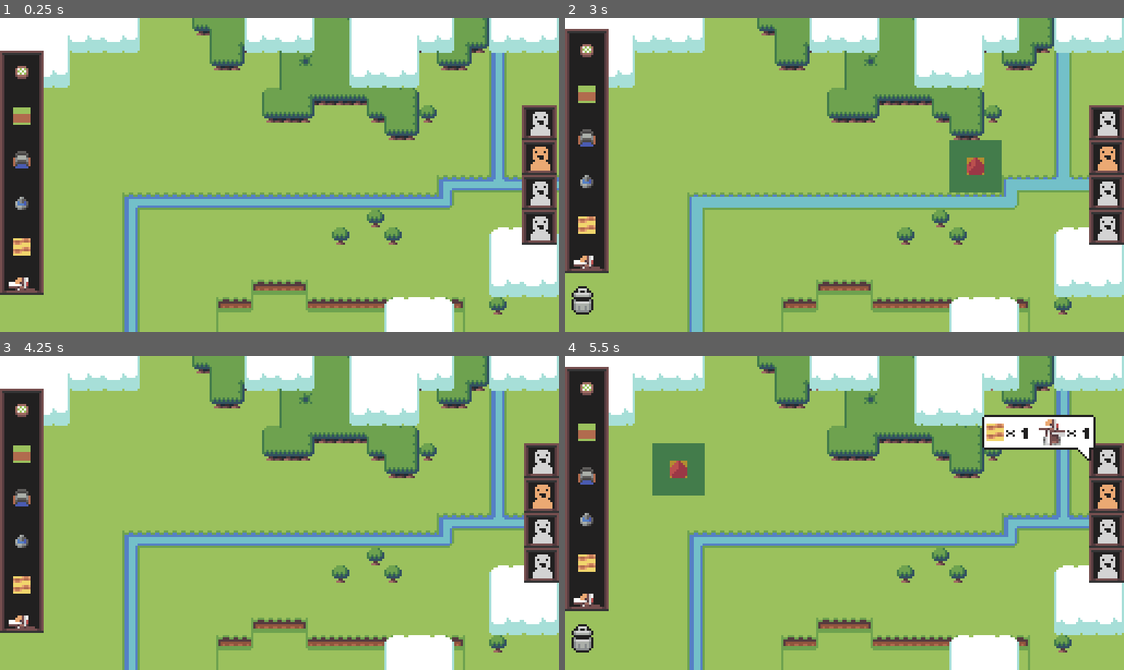
Above: before the commit, frames 1-4 (two rows, left to right).
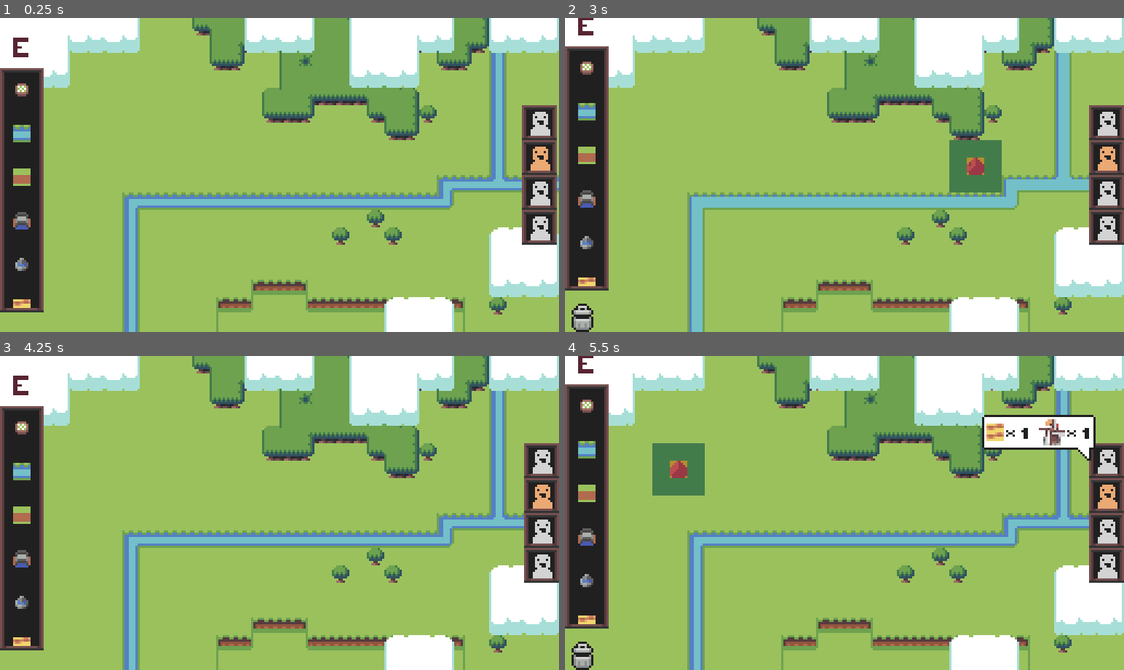
Above: after the commit, the same moments.

Repository: food-please/LSJ3
Game: Godot game, scene res://src/main.tscn
Same seed, same stepped clock (60 frames per second), same inputs: the game is played once before the commit and once after it. Sound files missing from this copy of the repository are replaced by a short silence.
Inputs (mouse positions are in pixels of both pictures, inside the frame that each line leads up to):
- Up to frame 1 (0.25 s): no input
- Up to frame 2 (3 s): click (1107, 121) at 0.52 s; click (1107, 121) at 1.27 s; click (1107, 121) at 2.02 s; tap Enter (ui_accept) at 2.75 s; move the mouse to (967, 159) at 2.77 s; press the mouse at (967, 159) at 2.78 s
- Up to frame 3 (4.25 s): tap Enter (ui_accept) at 3.02, 3.5 s; release the mouse at (402, 497) at 3.5 s; drag from (167, 528) to (251, 575) at 3.52 s
- Up to frame 4 (5.5 s): move the mouse to (900, 443) at 4.27 s; press the mouse at (900, 443) at 4.28 s; release the mouse at (900, 443) at 5 s; tap Enter (ui_accept) at 5 s; drag from (816, 575) to (676, 465) at 5.02 s

The runs differ from the first frame. In frame 1, 2.5% of the frame differs, in the area x 0-8%, y 6-94%; in frame 2, 2.9%, in the area x 0-8%, y 0-100%; in frame 3, 2.5%; in frame 4, 2.9%.

Commit message:
Add erase mode, finish path/area constructions

Diff:
--- a/constructions/construction_category_all.tres
+++ b/constructions/construction_category_all.tres
@@ -1,9 +1,10 @@
-[gd_resource type="Resource" script_class="ConstructionsCategory" load_steps=11 format=3 uid="uid://bbv2rejjgear0"]
+[gd_resource type="Resource" script_class="ConstructionsCategory" load_steps=12 format=3 uid="uid://bbv2rejjgear0"]
 
 [ext_resource type="Script" path="res://constructions/construction_data.gd" id="1_rnp2p"]
 [ext_resource type="Resource" uid="uid://cxk7mv4q6cwym" path="res://constructions/landscape/flower_pot/cnst_data_flower_pot.tres" id="2_bvs1m"]
 [ext_resource type="Script" path="res://src/ui/constructions/constructions_category.gd" id="2_sw2lo"]
 [ext_resource type="Resource" uid="uid://dds1sat2cp47n" path="res://constructions/landscape/road_dirt/cnst_data_dirt_road.tres" id="3_2vmfj"]
+[ext_resource type="Resource" uid="uid://dd02msnxr78ac" path="res://constructions/landscape/river/cnst_data_river.tres" id="3_7daak"]
 [ext_resource type="Resource" uid="uid://cqhsgkpbehpe3" path="res://constructions/marine/well/cnst_data_well.tres" id="3_a2xtw"]
 [ext_resource type="Resource" uid="uid://do8y0c0cuee5x" path="res://constructions/landscape/bridge/cnst_data_bridge.tres" id="3_jfbpu"]
 [ext_resource type="Resource" uid="uid://dk3jtfo8l8raq" path="res://constructions/farm/fields/field_data.tres" id="4_qty27"]
@@ -13,4 +14,4 @@
 
 [resource]
 script = ExtResource("2_sw2lo")
-constructions = Array[ExtResource("1_rnp2p")]([ExtResource("2_bvs1m"), ExtResource("3_2vmfj"), ExtResource("3_jfbpu"), ExtResource("3_a2xtw"), ExtResource("4_qty27"), ExtResource("5_d16ag"), ExtResource("5_jndfn"), ExtResource("6_3a3lt")])
+constructions = Array[ExtResource("1_rnp2p")]([ExtResource("2_bvs1m"), ExtResource("3_7daak"), ExtResource("3_2vmfj"), ExtResource("3_jfbpu"), ExtResource("3_a2xtw"), ExtResource("4_qty27"), ExtResource("5_d16ag"), ExtResource("5_jndfn"), ExtResource("6_3a3lt")])
--- a/constructions/construction_tileset.gd
+++ b/constructions/construction_tileset.gd
@@ -14,7 +14,7 @@
 		terrain_id = clampi(value, 0, _preview.tile_set.get_terrains_count(0))
 		_preview.set_cells_terrain_connect([Vector2i.ZERO], 0, terrain_id)
 
-@onready var _preview: = $Preview as TileMapLayer
+@onready var _preview: = $OccupiedCells as TileMapLayer
 
 var origin: = Vector2i.ZERO
 
@@ -40,16 +40,14 @@
 	else:
 		path_cells = _get_area_cells(target)
 
-	_preview.set_cells_terrain_connect(path_cells, 0, 0)
-
-	print(path_cells)
+	_preview.set_cells_terrain_connect(path_cells, 0, terrain_id)
 
 
-func evaluate_requirements(target_cell: Vector2i, get_occupants: Callable,
+func evaluate_requirements(_target_cell: Vector2i, get_occupants: Callable,
 		get_terrain: Callable) -> bool:
 	is_valid = true
 	for requirement: ConstructionRequirement in _requirements:
-		if not requirement.validate_requirement(target_cell, get_occupants, get_terrain):
+		if not requirement.validate_requirement(origin, get_occupants, get_terrain):
 			is_valid = false
 
 	return is_valid
--- /dev/null
+++ b/constructions/landscape/river/cnst_data_river.tres
@@ -0,0 +1,11 @@
+[gd_resource type="Resource" script_class="ConstructionData" load_steps=4 format=3 uid="uid://dd02msnxr78ac"]
+
+[ext_resource type="Texture2D" uid="uid://b3ammqtlkbj65" path="res://world/tilesets/terrains/terrain_icon_river.atlastex" id="1_uovth"]
+[ext_resource type="Script" path="res://constructions/construction_data.gd" id="3_fia8p"]
+[ext_resource type="PackedScene" uid="uid://m6uh6pkobcvc" path="res://constructions/landscape/river/cnst_river.tscn" id="3_mbytj"]
+
+[resource]
+script = ExtResource("3_fia8p")
+icon = ExtResource("1_uovth")
+variations = Array[PackedScene]([ExtResource("3_mbytj")])
+requirements = Array[PackedScene]([])
--- /dev/null
+++ b/constructions/landscape/river/cnst_river.tscn
@@ -0,0 +1,16 @@
+[gd_scene load_steps=4 format=3 uid="uid://m6uh6pkobcvc"]
+
+[ext_resource type="PackedScene" uid="uid://c7rbljhcb51ka" path="res://constructions/construction.tscn" id="1_1fggh"]
+[ext_resource type="Script" path="res://constructions/construction_tileset.gd" id="2_ncm2f"]
+[ext_resource type="TileSet" uid="uid://3kydmfu1eseo" path="res://world/tilesets/terrain_tileset.tres" id="3_onxql"]
+
+[node name="River" instance=ExtResource("1_1fggh")]
+script = ExtResource("2_ncm2f")
+terrain_type = "path"
+terrain_id = 1
+
+[node name="OccupiedCells" parent="." index="1"]
+tile_map_data = PackedByteArray(0, 0, 0, 0, 0, 0, 0, 0, 0, 0, 13, 0, 0, 0)
+tile_set = ExtResource("3_onxql")
+operation = 1
+terrain = Array[String](["River"])
--- a/constructions/landscape/road_dirt/cnst_dirt_road.tscn
+++ b/constructions/landscape/road_dirt/cnst_dirt_road.tscn
@@ -10,12 +10,7 @@
 terrain_id = 0
 
 [node name="OccupiedCells" parent="." index="1"]
-visible = false
-tile_map_data = PackedByteArray(0, 0, 0, 0, 0, 0, 1, 0, 0, 0, 0, 0, 0, 0)
+tile_map_data = PackedByteArray(0, 0, 0, 0, 0, 0, 0, 0, 0, 0, 9, 0, 0, 0)
+tile_set = ExtResource("3_cuh4r")
 operation = 1
 terrain = Array[String](["River"])
-
-[node name="Preview" type="TileMapLayer" parent="." index="2"]
-position = Vector2(-4, -4)
-tile_map_data = PackedByteArray(0, 0, 0, 0, 0, 0, 0, 0, 0, 0, 9, 0, 0, 0)
-tile_set = ExtResource("3_cuh4r")
--- a/src/input_events.gd
+++ b/src/input_events.gd
@@ -5,3 +5,9 @@
 
 @warning_ignore("unused_signal")
 signal construction_placed(construction: Construction)
+
+@warning_ignore("unused_signal")
+signal erase_selected(toggled: bool)
+
+@warning_ignore("unused_signal")
+signal cell_erased(cell: Vector2i)
--- a/src/main.tscn
+++ b/src/main.tscn
@@ -14,7 +14,9 @@
 [ext_resource type="Script" path="res://world/occupancy_grid.gd" id="8_rjhgp"]
 [ext_resource type="PackedScene" uid="uid://dse1e7q3w1xcg" path="res://src/ui/constructions/constructions_bar.tscn" id="8_v5mau"]
 [ext_resource type="PackedScene" uid="uid://bdf37g5aeln1b" path="res://src/ui/constructions/trash_can.tscn" id="10_v5tt3"]
+[ext_resource type="Texture2D" uid="uid://c52ahyllb7xmo" path="res://src/ui/constructions/erase/erase_button.atlastex" id="11_0d2dl"]
 [ext_resource type="Resource" uid="uid://bbv2rejjgear0" path="res://constructions/construction_category_all.tres" id="12_1galp"]
+[ext_resource type="Script" path="res://src/ui/constructions/erase/erase_button.gd" id="12_7s2lt"]
 [ext_resource type="Script" path="res://src/ui/constructions/ui_construction_requirements.gd" id="14_ilt6t"]
 
 [sub_resource type="ShaderMaterial" id="ShaderMaterial_5iwj5"]
@@ -81,6 +83,13 @@
 [node name="VBoxContainer" type="VBoxContainer" parent="UI/ConstructionBar"]
 layout_mode = 2
 
+[node name="EraseButton" type="TextureButton" parent="UI/ConstructionBar/VBoxContainer"]
+layout_mode = 2
+toggle_mode = true
+texture_normal = ExtResource("11_0d2dl")
+stretch_mode = 3
+script = ExtResource("12_7s2lt")
+
 [node name="ConstructionsBar" parent="UI/ConstructionBar/VBoxContainer" instance=ExtResource("8_v5mau")]
 layout_mode = 2
 category = ExtResource("12_1galp")
--- a/src/ui/constructions/construction_button.gd
+++ b/src/ui/constructions/construction_button.gd
@@ -29,40 +29,16 @@
 	Events.construction_data_selected.connect(
 		func(data: ConstructionData, _anchor: RemoteTransform2D):
 			if type == null or type != data:
-				#if _bubble:
-					#_bubble.queue_free()
-					#_bubble = null
 				_button.set_pressed_no_signal(false)
 	)
+	Events.erase_selected.connect(func(_toggled: bool): _button.set_pressed_no_signal(false))
 
 	_button.toggled.connect(
 		func(value: bool):
-			print("Toggled!")
 			if value == true:
 				Events.construction_data_selected.emit(type, _bubble_anchor)
-				#if _bubble:
-					#_bubble.queue_free()
-					#_bubble = null
-				#_bubble = BUBBLE.instantiate()
-				#_bubble.orientation = _bubble.BubbleOrientation.TOP_RIGHT
-				##_bubble_anchor.add_child(_bubble)
-				#add_child(_bubble)
-				#move_child(_bubble, 0)
-				#_bubble_anchor.remote_path = _bubble_anchor.get_path_to(_bubble)
-
-				#for requirement in type.requirements:
-					#var new_scene: = requirement.instantiate()
-					#var new_requirement: = new_scene as UIConstructionRequirement
-					#if not new_requirement:
-						#new_scene.free()
-					#
-					#else:
-						#_bubble.add_requirement(new_requirement)
 
 			else:
 				Events.construction_data_selected.emit(null, null)
-				#if _bubble:
-					#_bubble.queue_free()
-					#_bubble = null
 	)
 	pass
--- /dev/null
+++ b/src/ui/constructions/erase/erase_button.gd
@@ -0,0 +1,16 @@
+extends TextureButton
+
+
+# Called when the node enters the scene tree for the first time.
+func _ready() -> void:
+	toggled.connect(
+		func(is_toggled: bool):
+			print("Toggle ", is_toggled)
+			Events.erase_selected.emit(is_toggled)
+	)
+
+	Events.construction_data_selected.connect(
+		func(_data: ConstructionData, _anchor: RemoteTransform2D):
+			set_pressed_no_signal(false)
+	)
+	pass
--- a/src/ui/constructions/ui_construction_requirements.gd
+++ b/src/ui/constructions/ui_construction_requirements.gd
@@ -26,6 +26,11 @@
 						_bubble.add_requirement(new_requirement)
 
 			set_process(data and anchor)
+	)
+
+	Events.erase_selected.connect(
+		func(_toggled: bool):
+			_clear_bubble()
 	)
 
 	set_process(false)
@@ -61,3 +66,5 @@
 	if _bubble:
 		_bubble.queue_free()
 		_bubble = null
+
+	set_process(false)
--- a/src/ui/workers/ui_citizen_button.gd
+++ b/src/ui/workers/ui_citizen_button.gd
@@ -46,14 +46,9 @@
 	Events.construction_data_selected.connect(
 		func(data: ConstructionData, _anchor: RemoteTransform2D):
 			if dwelling_data == null or dwelling_data != data:
-				if Events.construction_placed.is_connected(_on_construction_placed):
-					Events.construction_placed.disconnect(_on_construction_placed)
-
-				button.set_pressed_no_signal(false)
-				#if _bubble:
-					#_bubble.queue_free()
-					#_bubble = null
+				_untoggle(false)
 	)
+	Events.erase_selected.connect(_untoggle)
 
 	button.toggled.connect(_on_button_toggled)
 
@@ -75,25 +70,17 @@
 	_x_move_tween.tween_callback(queue_free)
 
 
+func _untoggle(_toggled: bool) -> void:
+	if Events.construction_placed.is_connected(_on_construction_placed):
+		Events.construction_placed.disconnect(_on_construction_placed)
+
+	button.set_pressed_no_signal(false)
+
+
 func _on_button_toggled(value: bool) -> void:
 	assert(dwelling_data, "A citizen '%s' has no dwelling data!" % name)
 	if value == true:
 		Events.construction_data_selected.emit(dwelling_data, bubble_anchor)
-		#if _bubble:
-			#_bubble.queue_free()
-			#_bubble = null
-		#_bubble = BUBBLE.instantiate()
-		#_bubble.orientation = _bubble.BubbleOrientation.TOP_LEFT
-		##bubble_anchor.add_child(_bubble)
-		#
-		#for requirement in dwelling_data.requirements:
-			#var new_scene: = requirement.instantiate()
-			#var new_requirement: = new_scene as UIConstructionRequirement
-			#if not new_requirement:
-				#new_scene.free()
-			#
-			#else:
-				#_bubble.add_requirement(new_requirement)
 
 		Events.construction_placed.connect(_on_construction_placed)
 
@@ -103,15 +90,7 @@
 
 		Events.construction_data_selected.emit(null, null)
 
-		#if _bubble:
-			#_bubble.queue_free()
-			#_bubble = null
-
 func _on_construction_placed(_construction: Construction) -> void:
-	#if _bubble:
-		#_bubble.queue_free()
-		#_bubble = null
-
 	button.disabled = true
 	Events.construction_data_selected.emit(null, null)
 	citizen_settled.emit()
--- a/world/building_manager.gd
+++ b/world/building_manager.gd
@@ -17,8 +17,20 @@
 var _grid: TileMapLayer
 var _tileset: TileSet
 
+var is_erase_mode: bool = false:
+	set(value):
+		is_erase_mode = value
+
+		if is_erase_mode:
+			_free_blueprint()
+			_active_data = null
+
+		set_process_unhandled_input(is_erase_mode)
+
 var _active_data: ConstructionData = null
 var _construction_blueprint: Construction = null
+
+var _drag_distance: = 0.0
 
 @onready var passable_cells: = $PassabilityGrid as OccupancyGrid
 
@@ -44,11 +56,15 @@
 
 	Events.construction_data_selected.connect(
 		func(data: ConstructionData, _anchor: RemoteTransform2D):
+			is_erase_mode = false
+
 			_active_data = data
 			if _active_data:
 				assert(_active_data.variations.size(), "Construction blueprint has no variations!")
 			set_process_unhandled_input(data != null)
 	)
+
+	Events.erase_selected.connect(func(toggled: bool): is_erase_mode = toggled)
 
 	set_process(false)
 
@@ -74,26 +90,53 @@
 
 
 func _unhandled_input(event: InputEvent) -> void:
-	if event is InputEventScreenDrag and _construction_blueprint != null:
-		var cell: = _grid.local_to_map(get_global_mouse_position())
-		var target: = _grid.map_to_local(cell)
-		_move_construction_to_cell(_construction_blueprint, cell, target)
-
-	elif event.is_action_pressed("touch"):
-		_setup_new_blueprint_from_data()
-		get_viewport().set_input_as_handled()
-
-	elif event.is_action_released("touch"):
-		if _construction_blueprint.visible:
-			_place_construction()
-
-		else:
-			_free_blueprint()
-		get_viewport().set_input_as_handled()
-
-
-func clear_passability(cell: Vector2i) -> void:
-	passable_cells.erase_cell(cell)
+	if is_erase_mode:
+		if event.is_action_pressed("touch"):
+			_drag_distance = 0.0
+			get_viewport().set_input_as_handled()
+
+		elif event.is_action_released("touch"):
+			if _drag_distance <= 10.0:
+				var cell: = _grid.local_to_map(get_global_mouse_position())
+
+				Events.cell_erased.emit(cell)
+				get_viewport().set_input_as_handled()
+
+		elif event is InputEventMouseMotion and Input.is_action_pressed("touch"):
+			_drag_distance += event.relative.length()
+			camera.scroll(-event.relative)
+
+	else:
+		if event is InputEventScreenDrag and _construction_blueprint != null:
+			var cell: = _grid.local_to_map(get_global_mouse_position())
+			var target: = _grid.map_to_local(cell)
+			_move_construction_to_cell(_construction_blueprint, cell, target)
+
+		elif event.is_action_pressed("touch"):
+			_setup_new_blueprint_from_data()
+			get_viewport().set_input_as_handled()
+
+		elif event.is_action_released("touch"):
+			if _construction_blueprint.visible:
+				_place_construction()
+
+			else:
+				_free_blueprint()
+			get_viewport().set_input_as_handled()
+
+
+func erase_cell(cell: Vector2i) -> bool:
+	var construction: = passable_cells.get_construction_at_cell(cell)
+	if construction:
+		passable_cells.set_cell_occupancy(
+			construction.get_occupied_cells(construction.cell),
+			false,
+			null,
+			null
+		)
+		construction.queue_free()
+		return true
+	return false
 
 
 func _setup_new_blueprint_from_data() -> void:
@@ -122,7 +165,7 @@
 		target: Vector2i) -> void:
 	construction.preview_at_position(target)
 
-	if not construction.evaluate_requirements(cell, passable_cells.get_occupants,
+	if not construction.evaluate_requirements(cell, passable_cells.get_occupant_data,
 			world.get_terrain_at_cells):
 		construction.flag_as_invalid()
 
@@ -142,7 +185,8 @@
 		return false
 
 	if not _construction_blueprint is TerrainConstruction:
-		passable_cells.set_cell_occupancy(changed_cells, true, _active_data)
+		passable_cells.set_cell_occupancy(changed_cells, true, _construction_blueprint,
+			_active_data)
 
 	Events.construction_placed.emit(_construction_blueprint)
 	_construction_blueprint = null
@@ -151,8 +195,6 @@
 
 
 func _free_blueprint() -> void:
-
-	print("Free blueprint")
 	if _construction_blueprint:
 		_construction_blueprint.queue_free()
 	_construction_blueprint = null
--- a/world/occupancy_grid.gd
+++ b/world/occupancy_grid.gd
@@ -2,8 +2,11 @@
 
 const CELL_COORDS: = Vector2i(0, 0)
 
-# Keys: cell coordinates, Value: construction data
+# Keys: cell coordinates, Value: construction data, construction pairs
 var _construction_data: = {}
+#
+## Keys: construction, Value: cells
+#var _constructions: = {}
 
 
 func _ready() -> void:
@@ -13,19 +16,36 @@
 # Returns a dictionary with keys = cell coords and values = construction data (note: multiple
 # constructions can share the same data, and multi-cell constructions count for each cell they
 # occupy. That is, a 3x3 construction shows up 9 times.)
-func get_occupants(cells: Array[Vector2i]) -> Dictionary:
+func get_occupant_data(cells: Array[Vector2i]) -> Dictionary:
 	var occupants: = {}
 	for cell in cells:
 		if cell in _construction_data:
-			occupants[cell] = _construction_data[cell]
+			occupants[cell] = _construction_data[cell][0]
 	return occupants
 
 
-func set_cell_occupancy(cells: Array[Vector2i], is_occupied: bool, data: ConstructionData) -> void:
+# Same as above, but returns values that are constructions.
+#func get_occupants(cells: Array[Vector2i]) -> Dictionary:
+	#var occupants: = {}
+	#for cell in cells:
+		#if cell in _construction_data:
+			#occupants[cell] = _construction_data[cell]
+	#return occupants
+
+
+func get_construction_at_cell(cell: Vector2i) -> Construction:
+	var occupants = _construction_data.get(cell)
+	if occupants:
+		return occupants[1] as Construction
+	return null
+
+
+func set_cell_occupancy(cells: Array[Vector2i], is_occupied: bool, construction: Construction,
+		data: ConstructionData) -> void:
 	for cell in cells:
 		if is_occupied:
 			set_cell(cell, 1, CELL_COORDS)
-			_construction_data[cell] = data
+			_construction_data[cell] = [data, construction]
 
 		else:
 			erase_cell(cell)
--- a/world/world.gd
+++ b/world/world.gd
@@ -1,4 +1,7 @@
 class_name World extends Node2D
+
+# Probably grass.
+const DEFAULT_TERRAIN: = 3
 
 # Key = cell, value = terrain type name
 var _features: = {}
@@ -14,19 +17,24 @@
 
 
 func _ready() -> void:
-	for cell in terrain.get_used_cells():
-		var cell_data: = features.get_cell_tile_data(cell)
-		if cell_data:
-			var feature: = \
-				_features_tileset.get_terrain_name(cell_data.terrain_set, cell_data.terrain)
-			_features[cell] = feature
-
-		# No terrain features, so look for terrain instead.
-		cell_data = terrain.get_cell_tile_data(cell)
-		var ground = _terrain_tileset.get_terrain_name(cell_data.terrain_set, cell_data.terrain)
-		_terrain[cell] = ground
+	_update_terrain(terrain.get_used_cells())
 
 	Events.construction_placed.connect(_on_construction_placed)
+	Events.cell_erased.connect(erase_cell)
+
+
+func erase_cell(cell: Vector2i) -> void:
+	if not buildings.erase_cell(cell):
+		var surrounding_cells: = features.get_surrounding_cells(cell)
+		features.erase_cell(cell)
+		for updated_cell in surrounding_cells:
+			var tile_data: = features.get_cell_tile_data(updated_cell)
+			if tile_data:
+				features.set_cells_terrain_connect([updated_cell], tile_data.terrain_set,
+					tile_data.terrain)
+		terrain.set_cells_terrain_connect([cell], 0, DEFAULT_TERRAIN)
+
+		_update_terrain([cell])
 
 
 # Returns a dictionary with key = cell coords and value = terrain name (String)
@@ -67,5 +75,18 @@
 		for cell in changes:
 			terrain.set_cells_terrain_connect([cell], 0, changes[cell])
 
-		buildings.clear_passability(terrain_construction.cell)
 		terrain_construction.queue_free()
+
+
+func _update_terrain(updated_cells: Array[Vector2i]) -> void:
+	for cell in updated_cells:
+		var cell_data: = features.get_cell_tile_data(cell)
+		if cell_data:
+			var feature: = \
+				_features_tileset.get_terrain_name(cell_data.terrain_set, cell_data.terrain)
+			_features[cell] = feature
+
+		# No terrain features, so look for terrain instead.
+		cell_data = terrain.get_cell_tile_data(cell)
+		var ground = _terrain_tileset.get_terrain_name(cell_data.terrain_set, cell_data.terrain)
+		_terrain[cell] = ground
Not shown: 1 places in src/main.tscn that only renumber resources
Binary file added: src/ui/constructions/erase/erase_button.atlastex
Binary file changed: world/tch_world_tiles.png
